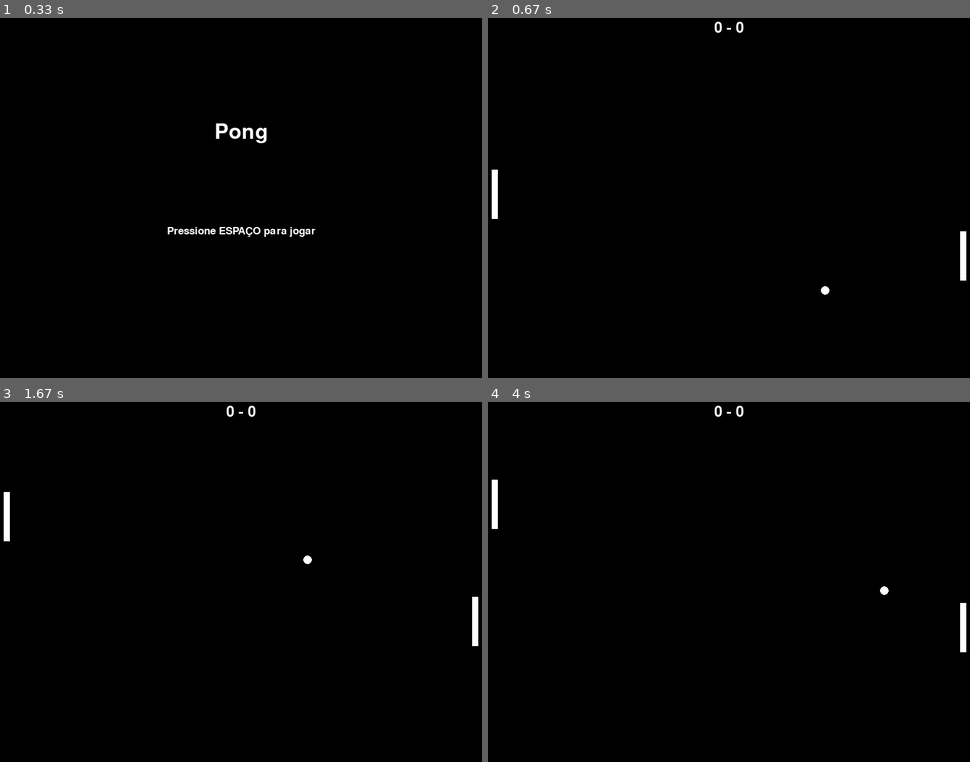
Above: before the commit, frames 1-4 (two rows, left to right).
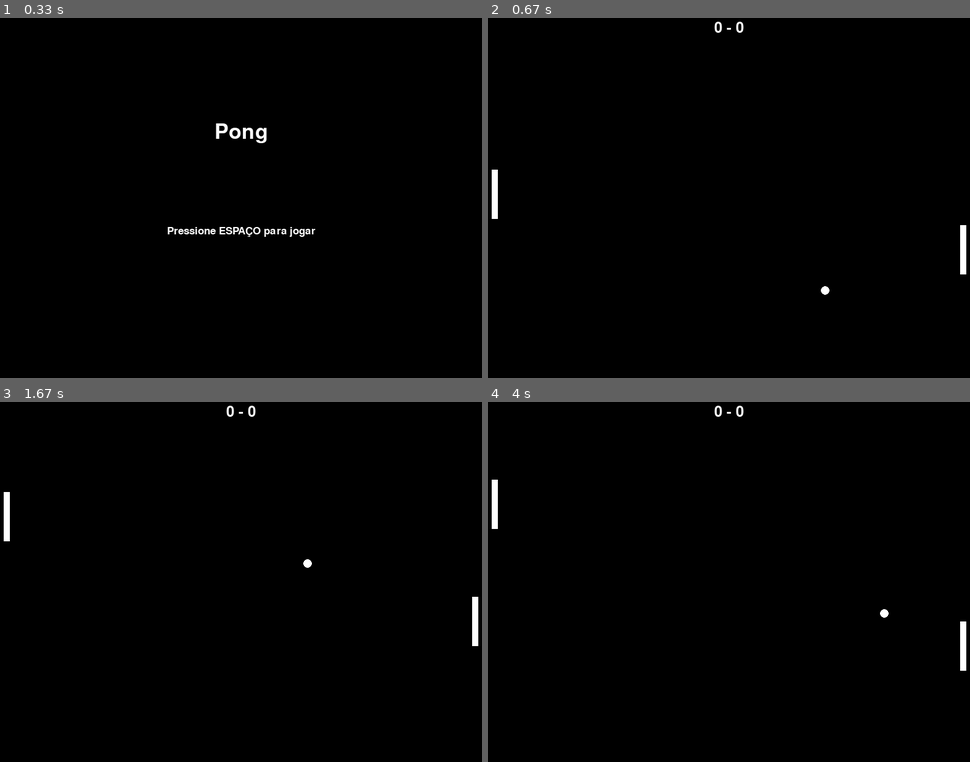
Above: after the commit, the same moments.

Repository: eduardogiordani/Pygames
Game: pygame game, started from pong_SOLID.py
Same seed, same stepped clock (60 frames per second), same inputs: the game is played once before the commit and once after it.
Inputs:
- Up to frame 1 (0.33 s): no input
- Up to frame 2 (0.67 s): tap Space at 0.33 s
- Up to frame 3 (1.67 s): hold Up 0.67-1.13 s; tap Space at 0.73, 1.03, 1.23, 1.57 s; hold Down 1.17-1.47 s; hold Up from 1.5 s (still down)
- Up to frame 4 (4 s): release Up at 1.87 s; hold Down 1.9-2.27 s; tap Space at 1.97, 2.37, 2.7, 3.03, 3.43, 3.83 s; hold Up 2.3-2.6 s; hold Down 2.63-2.93 s; hold Up 2.97-3.33 s; hold Down 3.37-3.73 s; hold Up from 3.77 s (still down)

Frame 1 is identical in both runs. In frame 2, less than 0.1% of the frame differs, in the area x 97-100%, y 57-73%; in frame 3, less than 0.1%; in frame 4, 0.2%, in the area x 81-100%, y 51-75%.

Commit message:
PONG-003

Diff:
--- a/pong_SOLID.py
+++ b/pong_SOLID.py
@@ -28,6 +28,9 @@
     BALL_MIN_VY:           float = 1.5
     BALL_MAX_SPEED:        float = 14.0
 
+    POWERUP_INTERVAL_MS:   int   = 5000
+    POWERUP_BALL_COUNT:    int   = 3
+
     AUDIO_FREQ:     int   = 44100
     AUDIO_CHANNELS: int   = 2
     AUDIO_BUFFER:   int   = 512
@@ -56,8 +59,7 @@
 
     def bounce_off_paddle(self, ball: "Ball", paddle: "Paddle") -> None:
         ball.vx = -ball.vx
-
-        offset = (ball.y - (paddle.y + self._s.PADDLE_HEIGHT / 2)) / (self._s.PADDLE_HEIGHT / 2)
+        offset   = (ball.y - (paddle.y + self._s.PADDLE_HEIGHT / 2)) / (self._s.PADDLE_HEIGHT / 2)
         ball.vy += offset * self._s.BOUNCE_ANGLE_VARIANCE * 2
         ball.vy += random.uniform(-self._s.BOUNCE_ANGLE_VARIANCE,
                                    self._s.BOUNCE_ANGLE_VARIANCE)
@@ -71,7 +73,7 @@
     def _clamp_speed(self, ball: "Ball") -> None:
         speed = math.hypot(ball.vx, ball.vy)
         if speed > self._s.BALL_MAX_SPEED:
-            scale  = self._s.BALL_MAX_SPEED / speed
+            scale   = self._s.BALL_MAX_SPEED / speed
             ball.vx *= scale
             ball.vy *= scale
 
@@ -189,8 +191,12 @@
 
 
 class Ball(Drawable):
-    def __init__(self, settings: Settings) -> None:
-        self._s = settings
+    def __init__(self, settings: Settings,
+                 is_real: bool = True,
+                 color: tuple = None) -> None:
+        self._s      = settings
+        self.is_real = is_real
+        self.color   = color if color is not None else settings.WHITE
         self.reset()
 
     @property
@@ -219,12 +225,15 @@
     def is_out_right(self) -> bool:
         return self.x >= self._s.SCREEN_WIDTH - self._s.BALL_SIZE
 
+    def is_out_of_bounds(self) -> bool:
+        return self.x <= 0 or self.x >= self._s.SCREEN_WIDTH - self._s.BALL_SIZE
+
     def hits_top_or_bottom(self) -> bool:
         return self.y <= 0 or self.y >= self._s.SCREEN_HEIGHT - self._s.BALL_SIZE
 
     def draw(self, surface: pygame.Surface) -> None:
         pygame.draw.circle(
-            surface, self._s.WHITE,
+            surface, self.color,
             (int(self.x), int(self.y)), self._s.BALL_SIZE,
         )
 
@@ -276,6 +285,45 @@
         elif center > ball.y:
             self.y -= self._s.AI_SPEED
         self._clamp()
+
+
+class PowerUpManager:
+    def __init__(self, settings: Settings) -> None:
+        self._s              = settings
+        self._last_powerup   = pygame.time.get_ticks()
+        self._powerup_ready  = False
+
+    def tick(self) -> None:
+        elapsed = pygame.time.get_ticks() - self._last_powerup
+        if elapsed >= self._s.POWERUP_INTERVAL_MS:
+            self._powerup_ready = True
+
+    def should_fragment(self) -> bool:
+        return self._powerup_ready
+
+    def spawn_fragments(self, origin: Ball) -> list:
+        self._powerup_ready  = False
+        self._last_powerup   = pygame.time.get_ticks()
+
+        fragments = []
+        for _ in range(self._s.POWERUP_BALL_COUNT):
+            color = (
+                random.randint(80, 255),
+                random.randint(80, 255),
+                random.randint(80, 255),
+            )
+            fake       = Ball(self._s, is_real=False, color=color)
+            fake.x     = origin.x
+            fake.y     = origin.y
+            fake.vx    = origin.vx * random.uniform(0.8, 1.2) * random.choice([-1, 1])
+            fake.vy    = origin.vy * random.uniform(0.8, 1.2) * random.choice([-1, 1])
+            fragments.append(fake)
+
+        return fragments
+
+    def reset(self) -> None:
+        self._last_powerup  = pygame.time.get_ticks()
+        self._powerup_ready = False
 
 
 class Scoreboard(Drawable):
@@ -341,15 +389,15 @@
     def __init__(self, surface: pygame.Surface,
                  settings: Settings,
                  sound: SoundManager,
-                 physics: PhysicsEngine) -> None:
+                 physics: PhysicsEngine,
+                 powerup: PowerUpManager) -> None:
         self._surface = surface
         self._s       = settings
         self._sound   = sound
         self._physics = physics
+        self._powerup = powerup
         self._clock   = pygame.time.Clock()
-
-        self._ball  = Ball(settings)
-        self._board = Scoreboard(settings)
+        self._board   = Scoreboard(settings)
 
         self._p1: Paddle = HumanPaddle(
             x=15, settings=settings,
@@ -359,7 +407,9 @@
             x=settings.SCREEN_WIDTH - 15 - settings.PADDLE_WIDTH,
             settings=settings,
         )
-        self._drawables: list[Drawable] = [self._p1, self._p2, self._ball, self._board]
+
+        self._real_ball: Ball    = Ball(settings, is_real=True, color=settings.WHITE)
+        self._balls: list[Ball]  = [self._real_ball]
 
     def run(self) -> bool:
         self._sound.start_music()
@@ -388,38 +438,68 @@
                 return False
 
     def _update(self) -> None:
-        self._ball.move()
-        self._p1.update(self._ball)
-        self._p2.update(self._ball)
+        self._powerup.tick()
+        self._p1.update(self._real_ball)
+        self._p2.update(self._real_ball)
+
+        for ball in self._balls:
+            ball.move()
+
         self._check_collisions()
+        self._discard_fake_balls()
 
     def _check_collisions(self) -> None:
-        if self._ball.hits_top_or_bottom():
-            self._physics.bounce_off_wall(self._ball)
-            self._sound.play_wall_hit()
-
-        if self._ball.rect.colliderect(self._p1.rect):
-            self._physics.bounce_off_paddle(self._ball, self._p1)
-            self._sound.play_paddle_hit()
-        elif self._ball.rect.colliderect(self._p2.rect):
-            self._physics.bounce_off_paddle(self._ball, self._p2)
-            self._sound.play_paddle_hit()
-
-        if self._ball.is_out_left():
-            self._board.point_to_p2()
-            print(f"Player 2: {self._board.score_p2}")
-            self._sound.play_score()
-            self._ball.reset()
-        elif self._ball.is_out_right():
-            self._board.point_to_p1()
-            print(f"Player 1: {self._board.score_p1}")
-            self._sound.play_score()
-            self._ball.reset()
+        new_fragments: list[Ball] = []
+
+        for ball in self._balls:
+            if ball.hits_top_or_bottom():
+                self._physics.bounce_off_wall(ball)
+                self._sound.play_wall_hit()
+
+            hit_paddle = None
+            if ball.rect.colliderect(self._p1.rect):
+                hit_paddle = self._p1
+            elif ball.rect.colliderect(self._p2.rect):
+                hit_paddle = self._p2
+
+            if hit_paddle is not None:
+                self._physics.bounce_off_paddle(ball, hit_paddle)
+                self._sound.play_paddle_hit()
+
+                if ball.is_real and self._powerup.should_fragment():
+                    new_fragments = self._powerup.spawn_fragments(ball)
+
+            if ball.is_real:
+                if ball.is_out_left():
+                    self._board.point_to_p2()
+                    print(f"Player 2: {self._board.score_p2}")
+                    self._sound.play_score()
+                    self._reset_round()
+                    return
+                elif ball.is_out_right():
+                    self._board.point_to_p1()
+                    print(f"Player 1: {self._board.score_p1}")
+                    self._sound.play_score()
+                    self._reset_round()
+                    return
+
+        self._balls.extend(new_fragments)
+
+    def _discard_fake_balls(self) -> None:
+        self._balls = [b for b in self._balls if b.is_real or not b.is_out_of_bounds()]
+
+    def _reset_round(self) -> None:
+        self._real_ball.reset()
+        self._balls = [self._real_ball]
+        self._powerup.reset()
 
     def _render(self) -> None:
         self._surface.fill(self._s.BLACK)
-        for drawable in self._drawables:
-            drawable.draw(self._surface)
+        self._p1.draw(self._surface)
+        self._p2.draw(self._surface)
+        for ball in self._balls:
+            ball.draw(self._surface)
+        self._board.draw(self._surface)
         pygame.display.flip()
 
 
@@ -431,8 +511,9 @@
 
     sound   = SoundManager(settings)
     physics = PhysicsEngine(settings)
+    powerup = PowerUpManager(settings)
     menu    = MenuScene(surface, settings)
-    game    = GameScene(surface, settings, sound, physics)
+    game    = GameScene(surface, settings, sound, physics, powerup)
 
     while True:
         if not menu.run():
